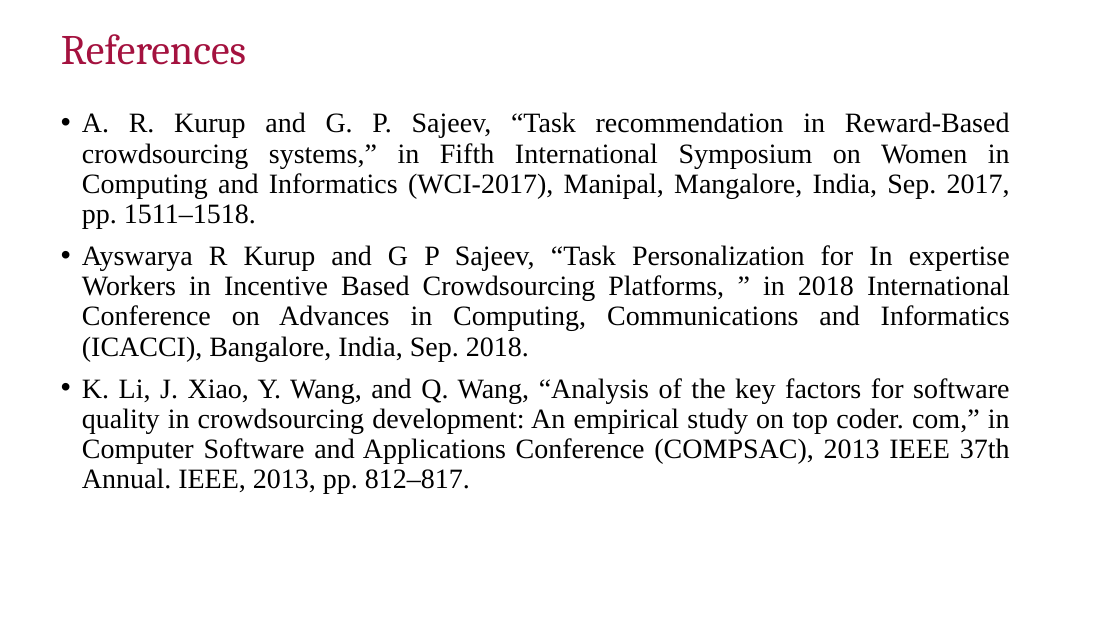
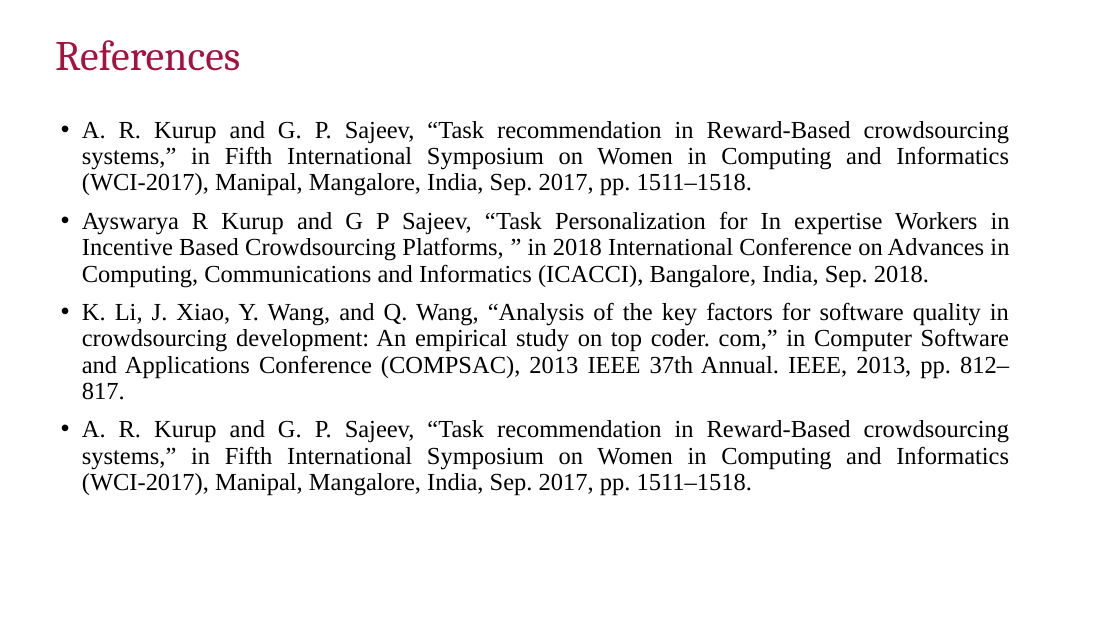
Before and after one commit to manikantathota23/Effective-Task-Allocation-and-Failure-detection, a slide deck: slide 16 of Documentation/First_review_D6.pptx (slide 14 before the commit). Drawn at 1120x630 pixels with LibreOffice and Linux fonts; fonts in the diff are those of the drawing; background and template pictures are left out. Boxes give left, top, right and bottom in pixels: in the first picture for what was removed or moved away, otherwise in the second. Text is boxed around its words. In the diff, an @@ line names an element or a change of style, - is before the commit and + after.

```diff
--- a/Documentation/First_review_D6.pptx
+++ b/Documentation/First_review_D6.pptx
@@ title "References": place and size @@
-title "References" at bbox=[61, 34, 246, 65]
+title "References" at bbox=[55, 40, 240, 71]
@@ text "A. R. Kurup and G. ...": place and size @@
-text "A. R. Kurup and G. ..." at bbox=[82, 112, 1010, 494]
+text "A. R. Kurup and G. ..." at bbox=[82, 121, 1010, 496]
@@ text at bbox=[82, 121, 1010, 400]: size 24 to 21 pt in "A. R. Kurup and G. P. Sajeev, ...", "Ayswarya R Kurup and G P Sajeev, ...", "K. Li, J. Xiao, Y. Wang, and ..." @@
@@ text at bbox=[82, 420, 1009, 496]: paragraph added @@
+• A. R. Kurup and G. P. Sajeev, “Task recommendation in Reward-Based crowdsourcing systems,” in Fifth International Symposium on Women in Computing and Informatics (WCI-2017), Manipal, Mangalore, India, Sep. 2017, pp. 1511–1518.
```
Also in this commit, not shown: 8 other slides changed, 2 slides added, 1 other file.
